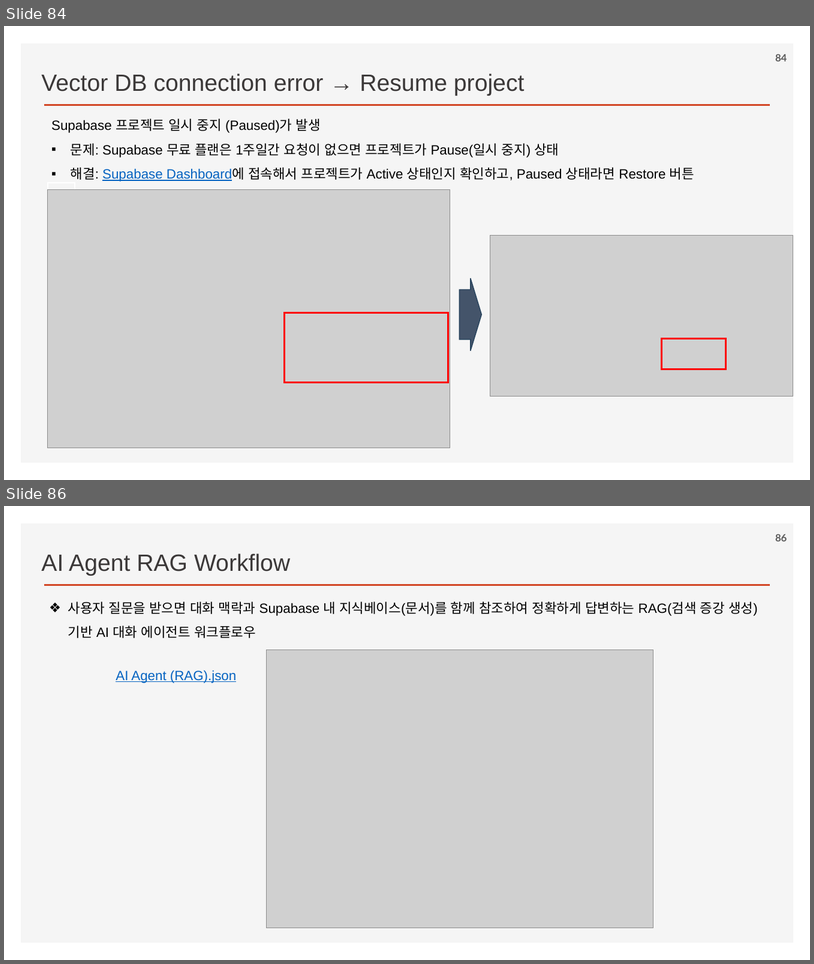
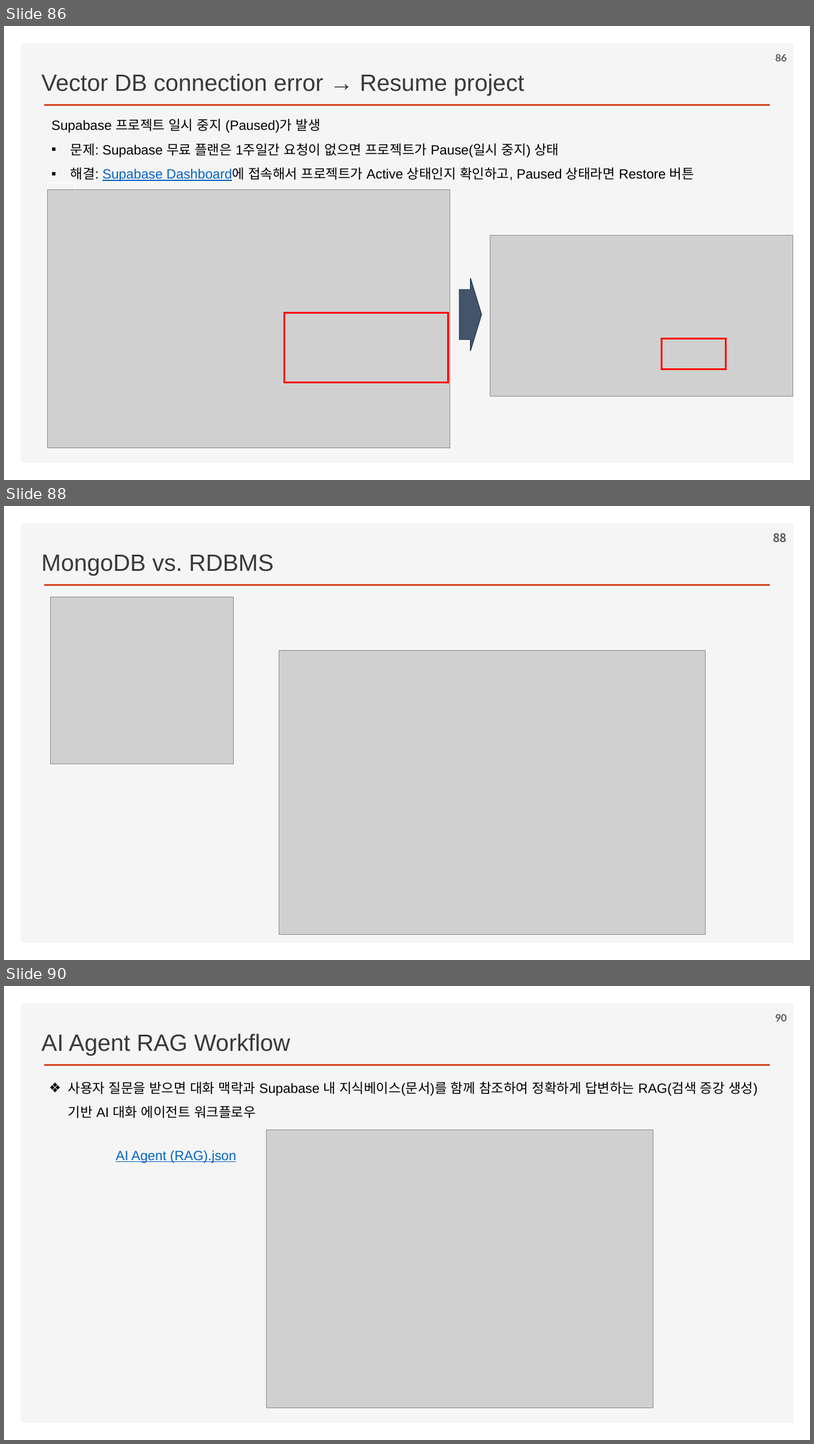
Before and after one commit to ancestor9/2026_Fall_AI-Workflow, a slide deck: PPTs/02_AI Workflow_n8n.pptx. Shown one above the other, each under a label of ours: slides 84 and 86 before the commit, slides 86, 88 and 90 after it; the slides between them are not shown. The pictures are 814x964 and 814x1444 pixels, drawn with LibreOffice and Linux fonts; fonts in the diff are those of the drawing; grey boxes stand for pictures; background and template pictures are left out. Boxes give left, top, right and bottom in pixels: in the first picture for what was removed or moved away, otherwise in the second. Text is boxed around its words. In the diff, an @@ line names an element or a change of style, - is before the commit and + after.

```diff
--- a/PPTs/02_AI Workflow_n8n.pptx
+++ b/PPTs/02_AI Workflow_n8n.pptx
@@ slide 88 added at [4, 506, 810, 960], background #FFFFFF; not listed: 2 template elements that a slide beside it also shows @@
@@ page number added at [773, 533, 787, 542], 14 pt, text #595959, bold @@
+88
@@ text added at [41, 554, 273, 576], 28 pt, text #3B3838 @@
+MongoDB vs. RDBMS
@@ picture added at [51, 597, 234, 764] @@
@@ picture added at [279, 651, 706, 935] @@
@@ what was slide 84 is now slide 86 @@
@@ page number at [776, 54, 787, 61]: text changed @@
-84
+86
@@ what was slide 86 is now slide 90 @@
@@ page number at [776, 1014, 787, 1021]: text changed @@
-86
+90
```
Also in this commit, not shown: 4 other slides added, 1 slide removed.
